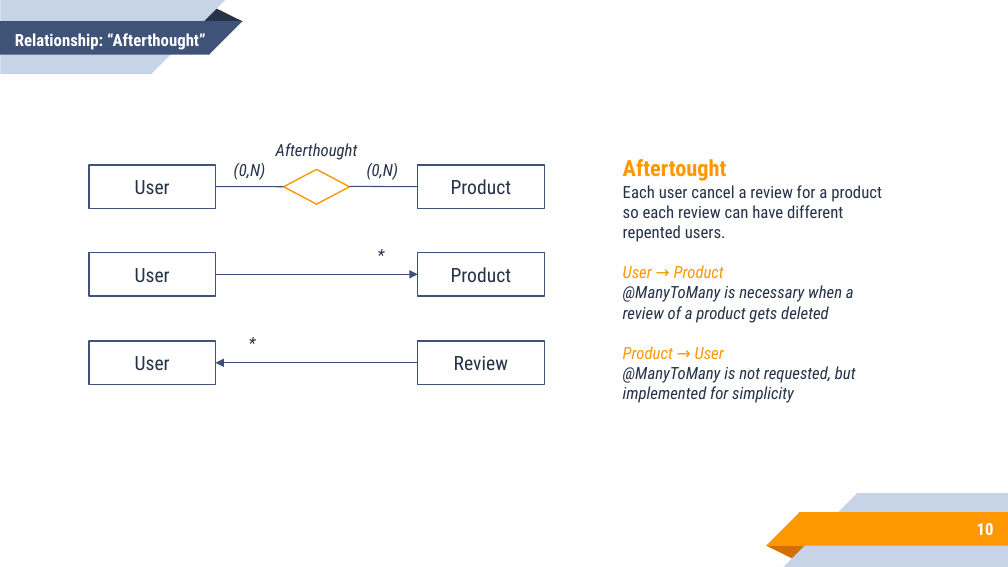
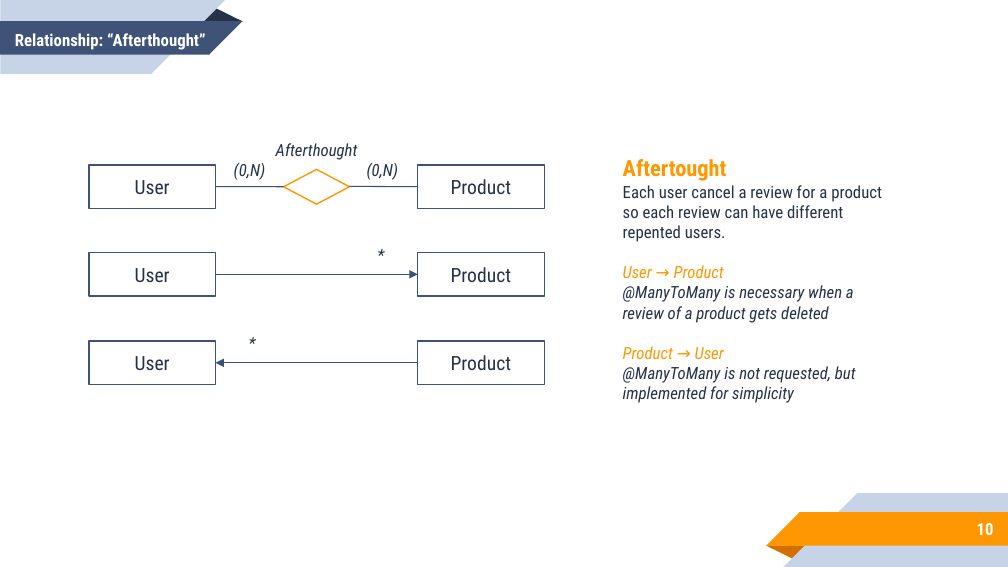
Before and after one commit to Sbi98/DB2Project, a slide deck: slide 10 of DB2 Presentation.pptx. Drawn at 1008x567 pixels with LibreOffice and Linux fonts; fonts in the diff are those of the drawing. Boxes give left, top, right and bottom in pixels: in the first picture for what was removed or moved away, otherwise in the second. Text is boxed around its words. In the diff, an @@ line names an element or a change of style, - is before the commit and + after.

Commit message:
Fix PPT

```diff
--- a/DB2 Presentation.pptx
+++ b/DB2 Presentation.pptx
@@ text in rectangle at [451,355,512,370]: text changed @@
-Review
+Product
```
